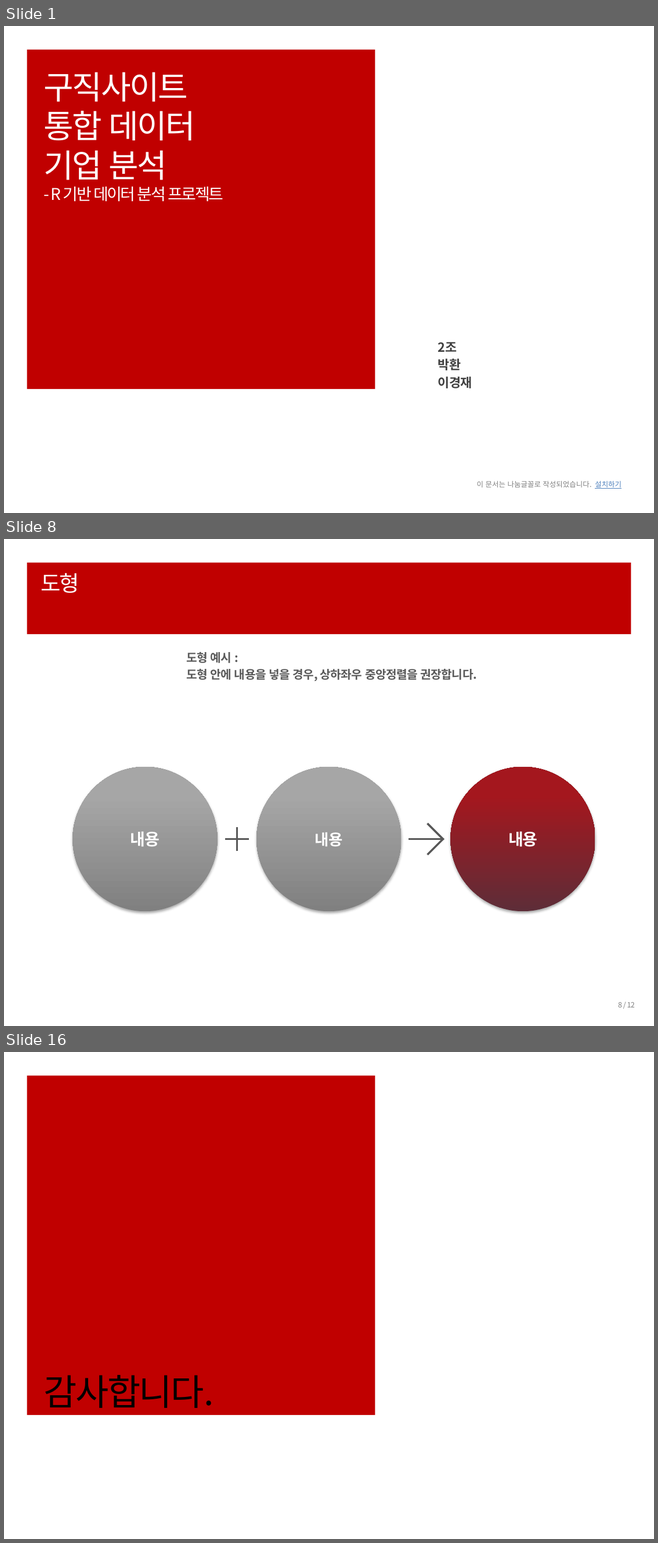
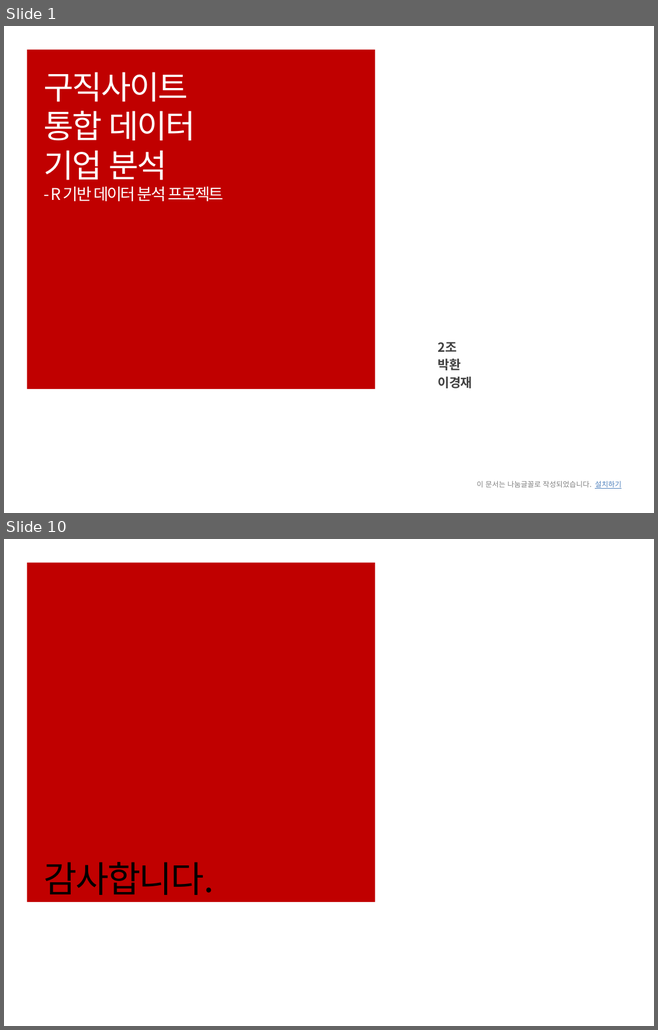
Before and after one commit to ParkHwan/R-studio, a slide deck: project/발표용(이경재) ppt.pptx. Shown one above the other, each under a label of ours: slides 1, 8 and 16 before the commit, slides 1 and 10 after it; the slides between them are not shown. The pictures are 658x1543 and 658x1030 pixels, drawn with LibreOffice and Linux fonts; fonts in the diff are those of the drawing. Boxes give left, top, right and bottom in pixels: in the first picture for what was removed or moved away, otherwise in the second. Text is boxed around its words. In the diff, an @@ line names an element or a change of style, - is before the commit and + after.

```diff
--- a/project/발표용(이경재) ppt.pptx
+++ b/project/발표용(이경재) ppt.pptx
@@ slide 8 removed at (4, 539, 654, 1026), background #FFFFFF @@
@@ rectangle removed at (27, 562, 630, 634) @@
@@ title removed at (41, 573, 79, 593) @@
-도형
@@ text removed at (186, 652, 477, 681) @@
-도형 예시 :
-도형 안에 내용을 넣을 경우, 상하좌우 중앙정렬을 권장합니다.
@@ ellipse removed at (73, 767, 217, 911) @@
-내용
@@ ellipse removed at (257, 767, 401, 911) @@
-내용
@@ ellipse removed at (450, 767, 594, 911) @@
-내용
@@ line removed from (237, 852) to (237, 827) @@
@@ line removed from (427, 824) to (442, 839) @@
@@ line removed from (249, 839) to (225, 839) @@
@@ line removed from (442, 839) to (409, 839) @@
@@ line removed from (442, 839) to (428, 854) @@
@@ page number removed at (618, 1002, 634, 1008) @@
-8 / 12
@@ what was slide 16 is now slide 10 @@
```
Also in this commit, not shown: 6 slides changed, 2 slides added, 7 other slides removed.
